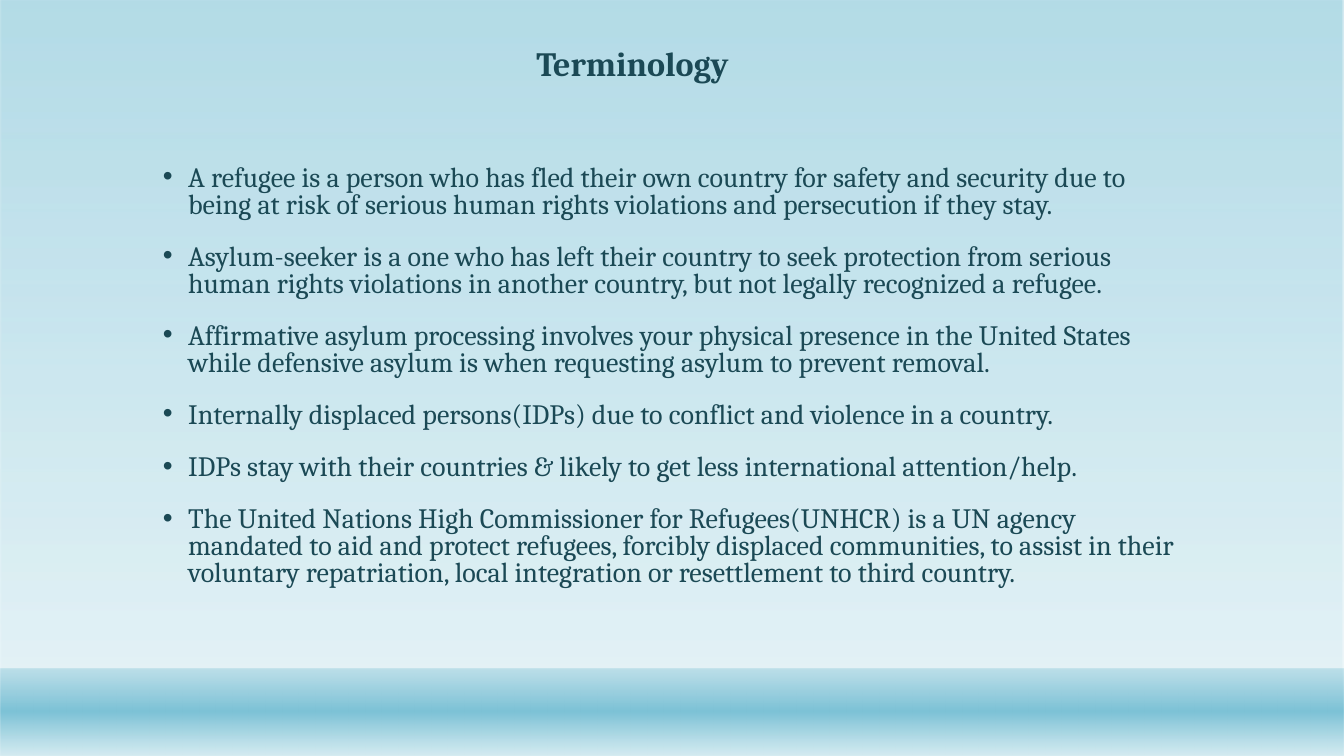
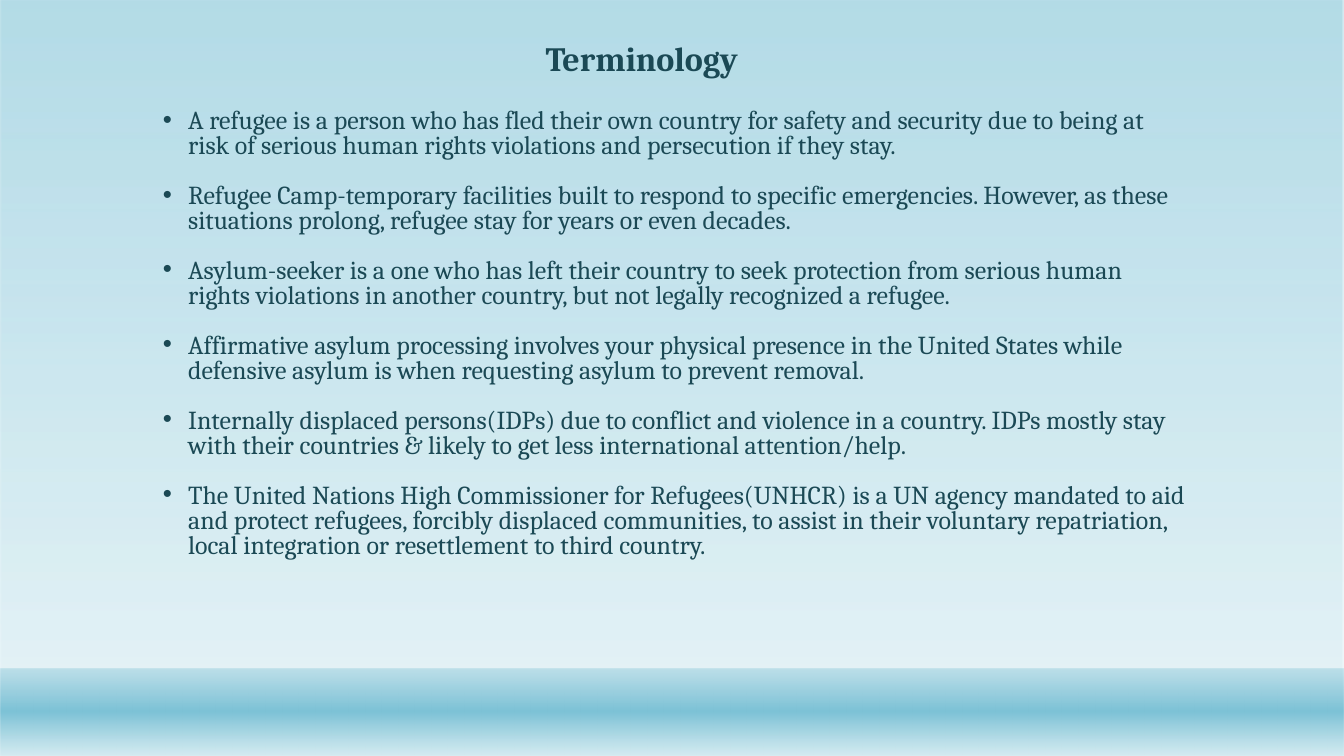
Before and after one commit to Abdullah0930/Refugee-Immigrants-to-U.S, a slide deck: slide 3 of Capstone/Refugee_Immigrants overtime.pptx. Drawn at 1344x756 pixels with LibreOffice and Linux fonts; fonts in the diff are those of the drawing; background and template pictures are left out. Boxes give left, top, right and bottom in pixels: in the first picture for what was removed or moved away, otherwise in the second. Text is boxed around its words. In the diff, an @@ line names an element or a change of style, - is before the commit and + after.

```diff
--- a/Capstone/Refugee_Immigrants overtime.pptx
+++ b/Capstone/Refugee_Immigrants overtime.pptx
@@ title "Terminology" moved from (x1=536, y1=52, x2=728, y2=84) to (x1=546, y1=47, x2=738, y2=78) @@
@@ text "A refugee is a person ..." moved from (x1=188, y1=167, x2=1174, y2=588) to (x1=188, y1=110, x2=1185, y2=560) @@
@@ text at (x1=188, y1=110, x2=1185, y2=560): size 20 to 18.5 pt in "A refugee is a person who has ...", "Asylum-seeker is a one who has left ...", "Affirmative asylum processing involves your physical presenc ...", "The United Nations High Commissioner for Refugees(UNHCR) ..." @@
@@ text at (x1=188, y1=185, x2=1168, y2=235): paragraph added @@
+• Refugee Camp-temporary facilities built to respond to specific emergencies. However, as these situations prolong, refugee stay for years or even decades.
@@ text at (x1=188, y1=410, x2=1166, y2=460): text changed; size 20 to 18.5 pt @@
-• Internally displaced persons(IDPs) due to conflict and violence in a country.
-• IDPs stay with their countries & likely to get less international attention/help.
+• Internally displaced persons(IDPs) due to conflict and violence in a country. IDPs mostly stay with their countries & likely to get less international attention/help.
```
Also in this commit, not shown: 12 other slides changed, 4 other files.
